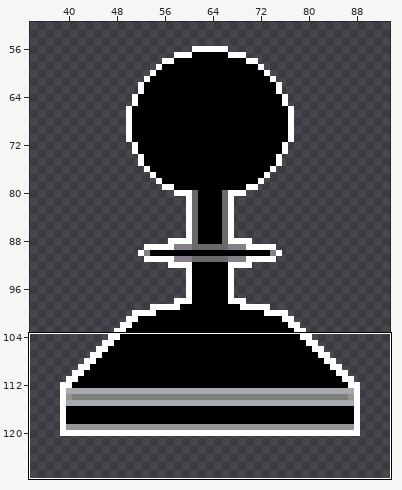
One commit to this pixel-art file: aseprite/Pawn_Black.aseprite. Above: a wide view before the commit, with the close-up outlined.
Close-up. Before the commit:
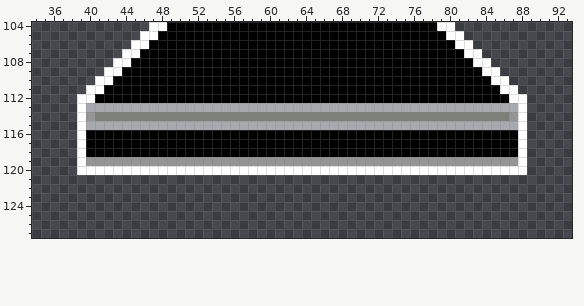
128x128 pixels, 1 frame. Shown: x 34..93, y 104..127. The wide view leaves out empty margins.
And afterwards:
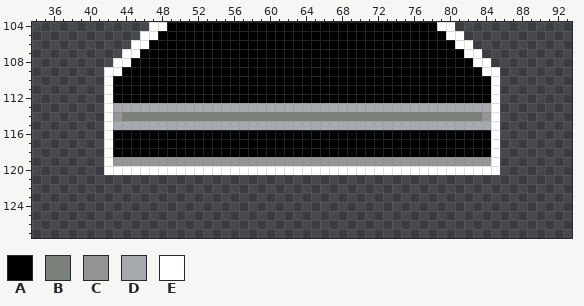
Palette (. is transparent): A #000000  B #7b8178  C #969595  D #a6a9ad  E #ffffff
Difference:
y 110: x 41 E -> .; x 86 E -> .
y 111: x 40..42 EEA -> ..E; x 85..87 AEE -> E..
y 112: x 39..42 EEAA -> ...E; x 85..88 AAEE -> E...
y 113: x 39..42 EDDD -> ...E; x 85..88 DDDE -> E...
y 114: x 39..43 ECBBB -> ...EC; x 84..88 BBBCE -> CE...
y 115: x 39..42 EDDD -> ...E; x 85..88 DDDE -> E...
y 116..118: x 39..42 EAAA -> ...E; x 85..88 AAAE -> E...
y 119: x 39..42 ECCC -> ...E; x 85..88 CCCE -> E...
y 120: x 39..41 EEE -> ...; x 86..88 EEE -> ...
Pixel boxes of the changes (left, top, right, bottom) in both close-ups:
changed: (77, 76, 122, 175)
changed: (482, 76, 527, 175)
